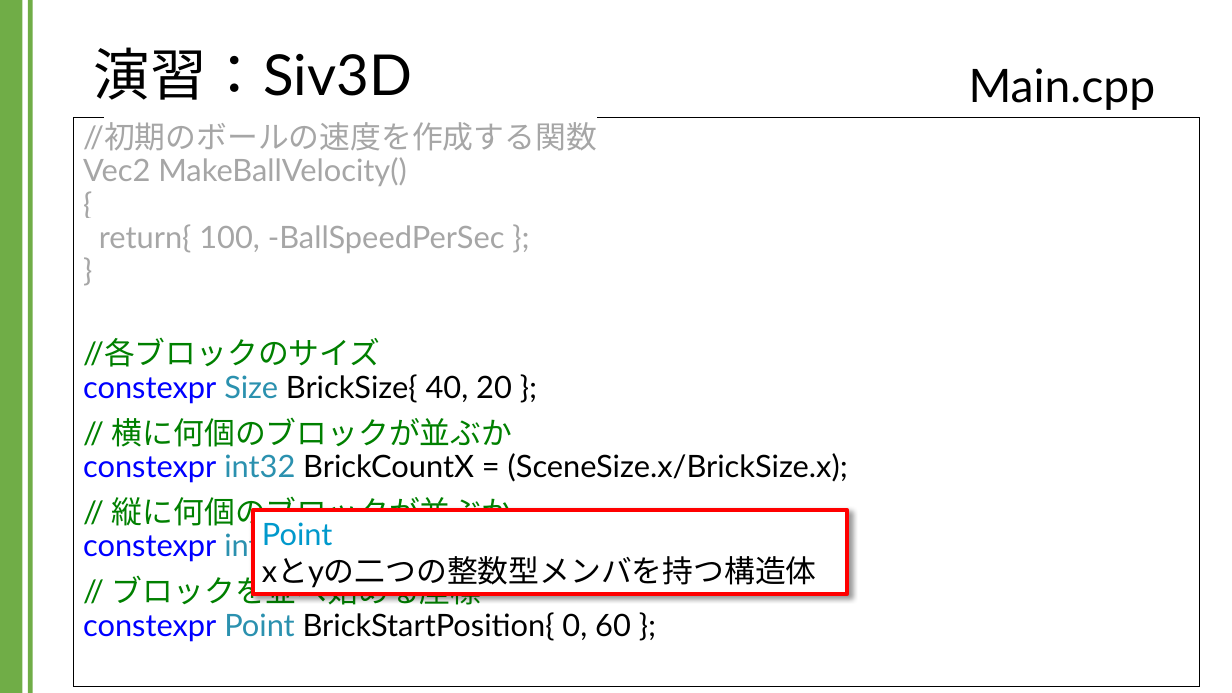
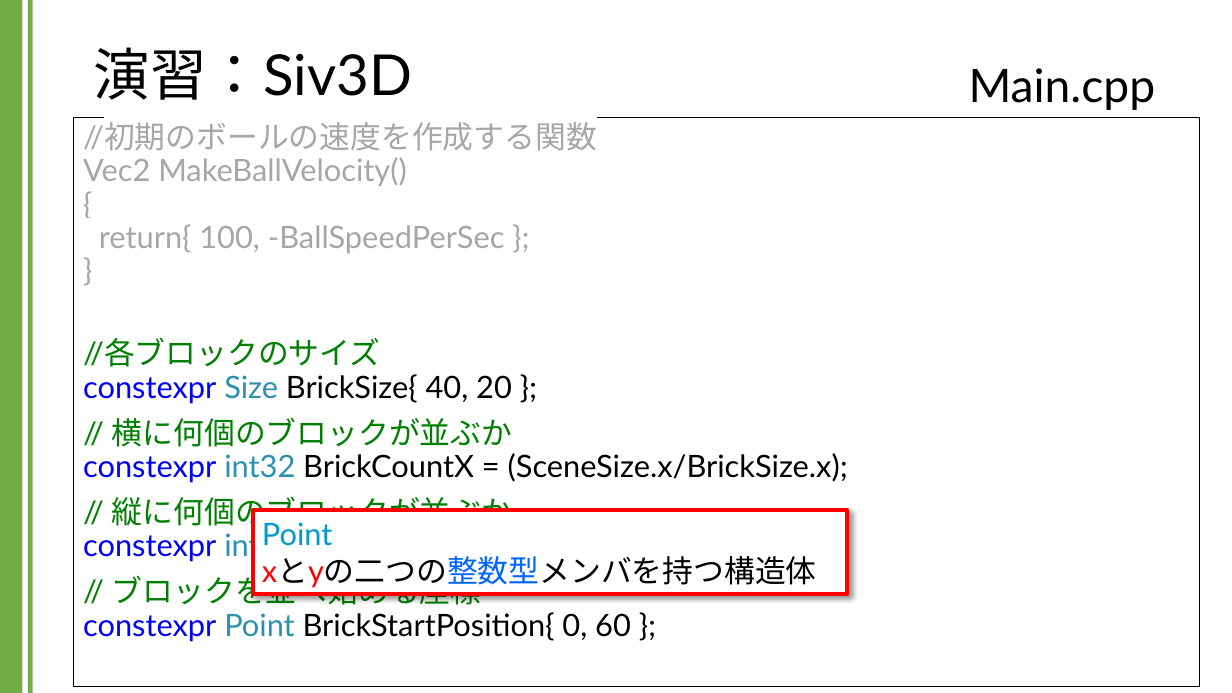
Before and after one commit to kic-murata/cpp2024, a slide deck: slide 42 of 授業資料/演習課題：Siv3D.pptx. Drawn at 1232x693 pixels with LibreOffice and Linux fonts; fonts in the diff are those of the drawing; background and template pictures are left out. Boxes give left, top, right and bottom in pixels: in the first picture for what was removed or moved away, otherwise in the second. Text is boxed around its words. In the diff, an @@ line names an element or a change of style, - is before the commit and + after.

```diff
--- a/授業資料/演習課題：Siv3D.pptx
+++ b/授業資料/演習課題：Siv3D.pptx
@@ rectangle "Point xとyの二つの整数型メンバを持つ構造体" at [253, 510, 848, 594]: text colour #000000 to #FF0000, text colour #000000 to #0066FF in "xとyの二つの整数型メンバを持つ構造体" @@
```
Also in this commit, not shown: 9 other slides changed, 2 slides added.
